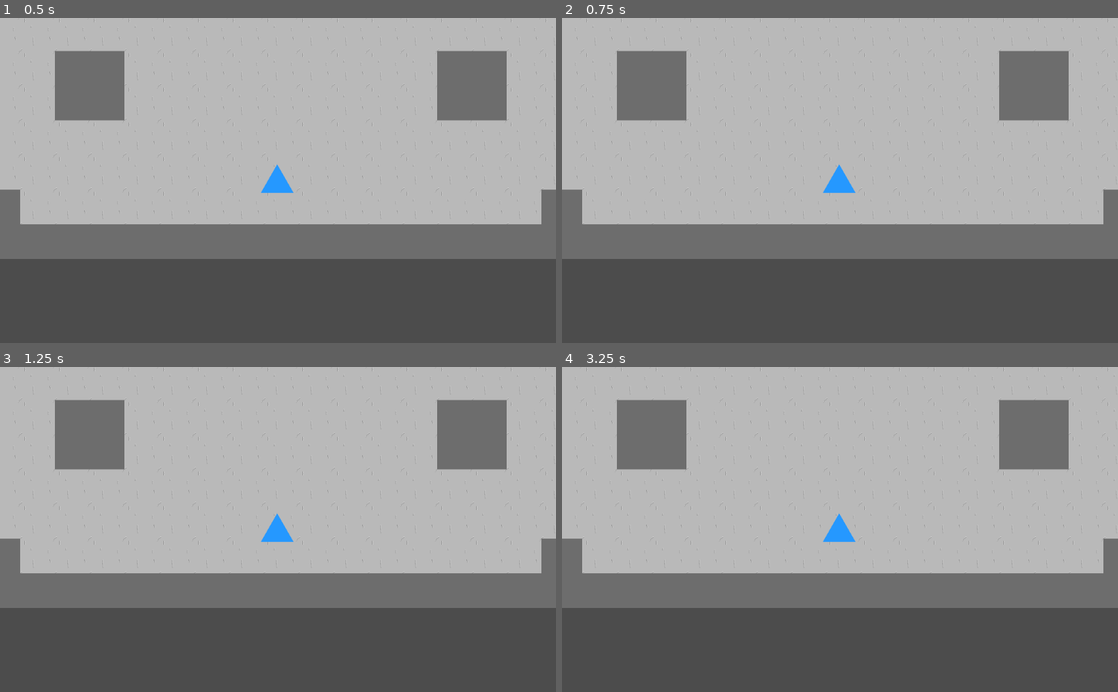
Above: before the commit, frames 1-4 (two rows, left to right).
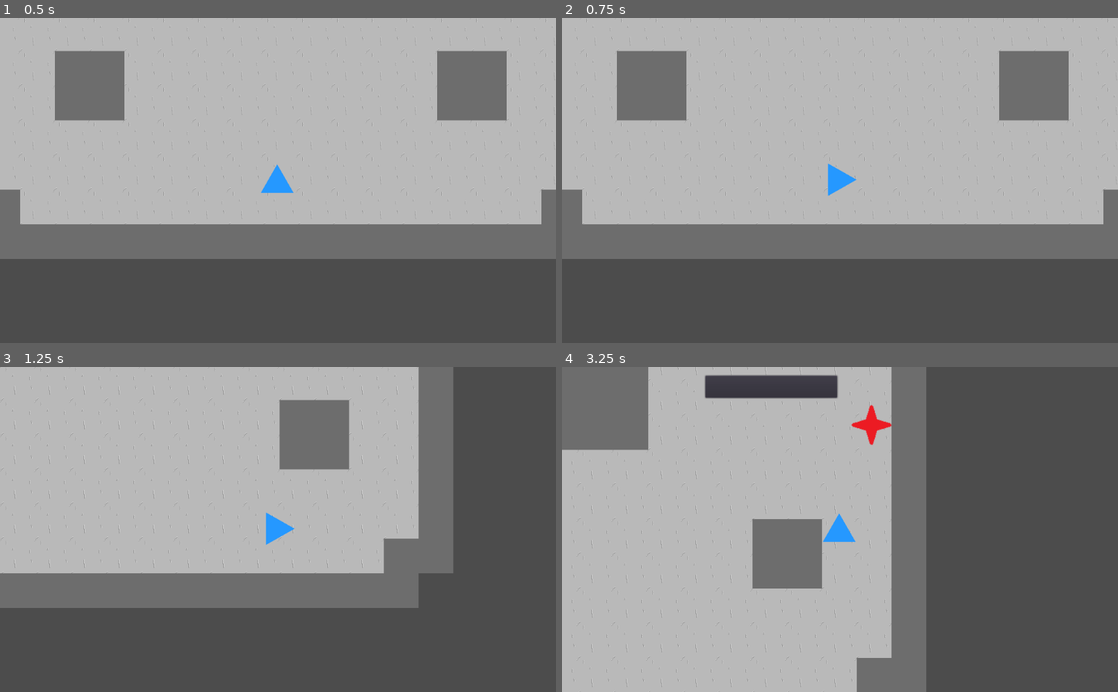
Above: after the commit, the same moments.

Repository: steagray/FA22-Senior-Design
Game: Godot game, scene res://Scenes/Enemy Test Scene.tscn
The game is run twice, just before and just after one commit, with the same random seed, the same clock (stepped at 60 frames per second) and the same inputs.
Inputs:
- Up to frame 1 (0.5 s): no input
- Up to frame 2 (0.75 s): tap Enter at 0.5 s; hold Right (ui_right) from 0.53 s (still down); hold Z (spell_one) from 0.53 s (still down)
- Up to frame 3 (1.25 s): keep holding Right (ui_right); keep holding Z (spell_one)
- Up to frame 4 (3.25 s): release Right (ui_right) at 1.28 s; release Z (spell_one) at 1.28 s; hold Down (ui_down) 1.28-2.03 s; tap X (spell_two) at 1.35, 2.85 s; tap Space at 2 s; hold Right (ui_right) 2.03-2.78 s; hold Z (spell_one) 2.03-2.78 s; tap Enter at 2.75 s; hold Up (ui_up) from 2.78 s (still down)

Frame 1 is identical in both runs. In frame 2, 0.2% of the frame differs, in the area x 46-53%, y 44-55%; in frame 3, 25%; in frame 4, 62%, in the area x 0-100%, y 0-100%.
Error before the commit: Parse Error: The identifier "damageCooldown" isn't declared in the current scope. (res://Scripts/Player.gd:30)

Commit message:
enemy movement progress

Diff:
--- a/Scenes/Enemy Test Scene.tscn
+++ b/Scenes/Enemy Test Scene.tscn
@@ -22,7 +22,7 @@
 scale = Vector2( 0.5, 0.5 )
 texture = ExtResource( 1 )
 
-[node name="Camera2D" type="Camera2D" parent="Player"]
+[node name="PlayerCam" type="Camera2D" parent="Player"]
 current = true
 
 [node name="CollisionPolygon2D" type="CollisionPolygon2D" parent="Player"]
--- a/Scripts/Player.gd
+++ b/Scripts/Player.gd
@@ -27,8 +27,8 @@
 	if spelltwo.currCD > 0:
 		spelltwo.currCD -= delta
 	# Damage Immunity Cooldown
-	if damageCooldown > 0:
-		damageCooldown -= delta
+	#if damageCooldown > 0:
+	#	damageCooldown -= delta
 
 	# Movement handling
 	if stats.canMove:
@@ -77,5 +77,5 @@
 
 
 func _on_Area2D_body_entered(body):
-	if not damageCooldown > 0:
+	#if not damageCooldown > 0:
 		takedmg()
--- a/Scripts/tanky_melee_enemy.gd
+++ b/Scripts/tanky_melee_enemy.gd
@@ -3,6 +3,7 @@
 var enemy_health = 2
 var attack_cooldown = 2
 var isAggro
+var i = 0
 
 func _ready():
 	_on_BehaviorTimer_timeout()
@@ -10,6 +11,9 @@
 # Called when the node is about to leave SceneTree upon freeing or scene changing
 func _exit_tree():
 	pass
+
+func _process(delta):
+	move_and_collide(Vector2.RIGHT)
 
 func _input(event):
 	move_and_collide(Vector2.UP)
